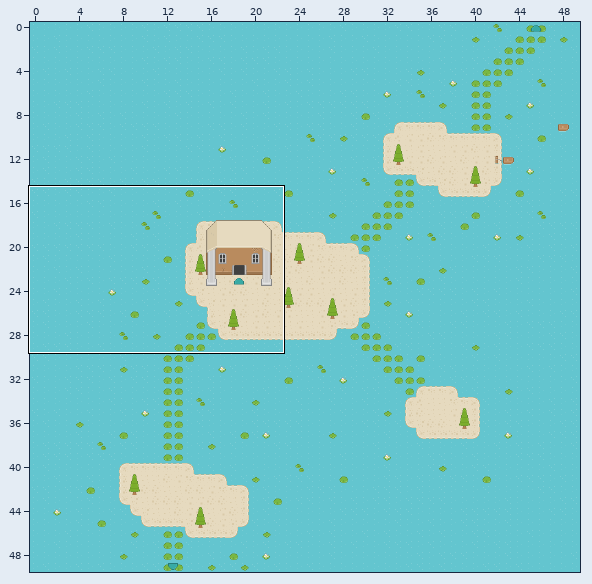
Tiled map, stored at client/maps/Lilypad Pathway Part 1.tmx. Above, an overview of the earlier version with the close-up marked.
Close-up. Old version:
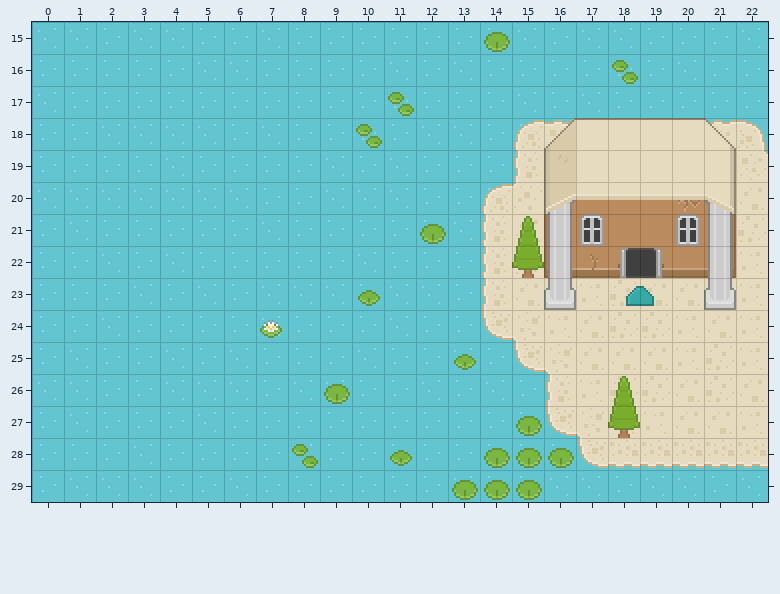
Cells are 16x16 px. Shown: x 0..22, y 15..29.
After:
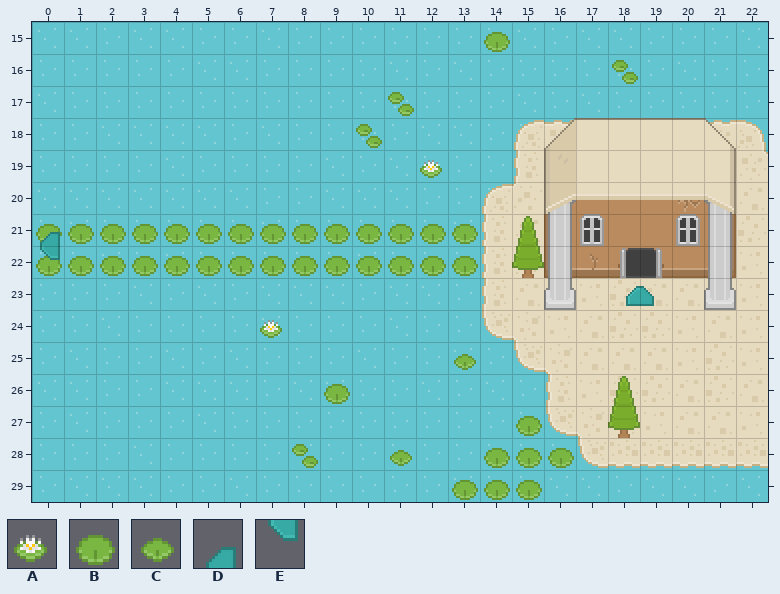
Key: from "roguelikeSheet": A 971, B 972, C 974, D 2474, E 2560.
_ is an empty cell, . an unchanged one.
Changes in this commit:
--- layer "Deco0"
@@ x 12..12 @@
-19 _
+19 A
@@ x 0..13 @@
-21 ____________._
-22 ______________
-23 ..........C...
+21 BBBBBBBBBBBB.B
+22 BBBBBBBBBBBBBB
+23 .........._...
--- layer "Deco1"
@@ x 0..0 @@
-21 _
-22 _
+21 D
+22 E
